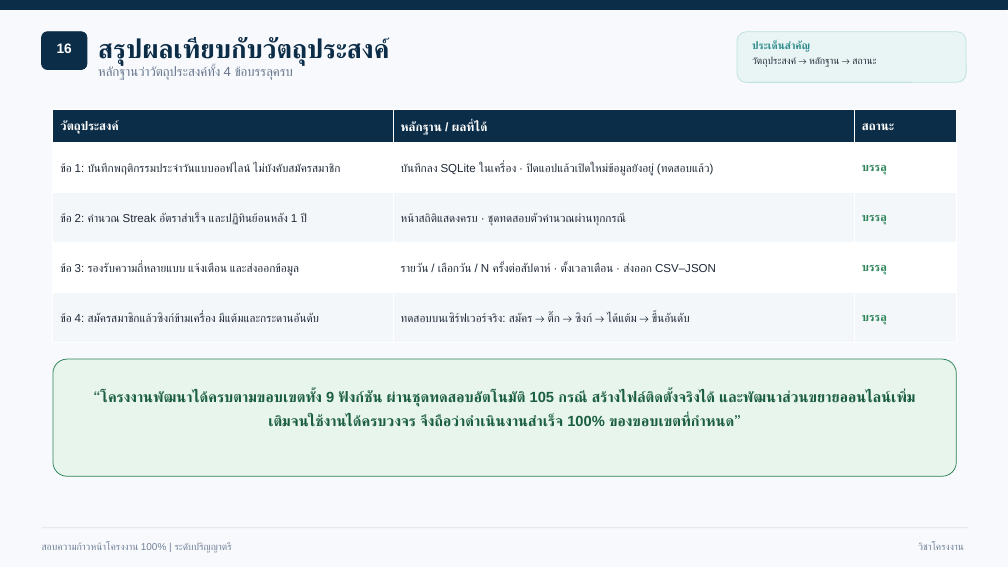
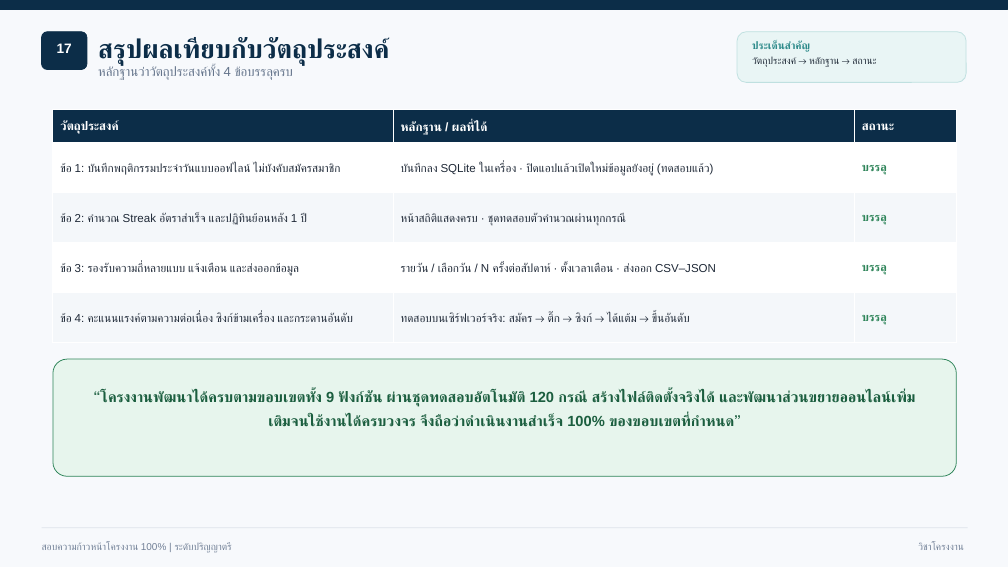
Before and after one commit to SuperMeteo/habit_tracker, a slide deck: slide 18 of docs/นำเสนอ100_HabitTracker.pptx (slide 17 before the commit). Drawn at 1008x567 pixels with LibreOffice and Linux fonts; fonts in the diff are those of the drawing. Boxes give left, top, right and bottom in pixels: in the first picture for what was removed or moved away, otherwise in the second. Text is boxed around its words. In the diff, an @@ line names an element or a change of style, - is before the commit and + after.

```diff
--- a/docs/นำเสนอ100_HabitTracker.pptx
+++ b/docs/นำเสนอ100_HabitTracker.pptx
@@ text at bbox=[57, 43, 72, 53]: text changed @@
-16
+17
@@ table at bbox=[53, 110, 957, 343] @@
-row 5, column 1: ข้อ 4: สมัครสมาชิกแล้วซิงก์ข้ามเครื่อง มีแต้มและกระดานอันดับ
+row 5, column 1: ข้อ 4: คะแนนแรงค์ตามความต่อเนื่อง ซิงก์ข้ามเครื่อง และกระดานอันดับ
@@ text at bbox=[100, 390, 915, 427]: text changed @@
-“โครงงานพัฒนาได้ครบตามขอบเขตทั้ง 9 ฟังก์ชัน ผ่านชุดทดสอบอัตโนมัติ 105 กรณี สร้างไฟล์ติดตั้งจริงได้ และพัฒนาส่วนขยายออนไลน์เพิ่มเติมจนใช้งานได้ครบวงจร จึงถือว่าดำเนินงานสำเร็จ 100% ของขอบเขตที่กำหนด”
+“โครงงานพัฒนาได้ครบตามขอบเขตทั้ง 9 ฟังก์ชัน ผ่านชุดทดสอบอัตโนมัติ 120 กรณี สร้างไฟล์ติดตั้งจริงได้ และพัฒนาส่วนขยายออนไลน์เพิ่มเติมจนใช้งานได้ครบวงจร จึงถือว่าดำเนินงานสำเร็จ 100% ของขอบเขตที่กำหนด”
```
Also in this commit, not shown: 11 other slides changed, 1 slide added, 10 other files.
